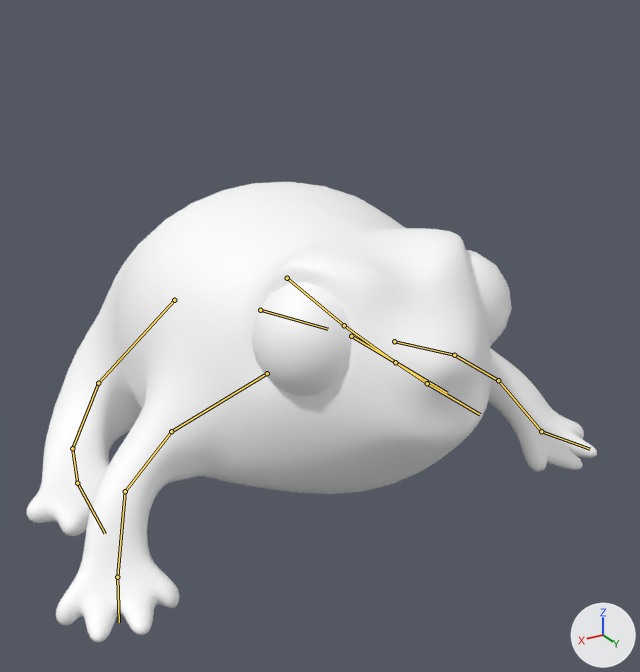
The FBX model froggyfocus/Assets/FlawLizArt/Characters/Frog_Cute/frog_cute.fbx: old version first, new version second.
One viewpoint serves both versions: a 50 mm lens placed at (0.901, 1.67, 1.111), pointed at (-0.019, 0.137, 0.344). Lighting does not change. The marker at lower right points along +X, +Y and +Z. The picture after the commit comes second. The bones that change, and the others that lie on the model, are drawn over the model as lines.

In view in the first picture: 'body'.
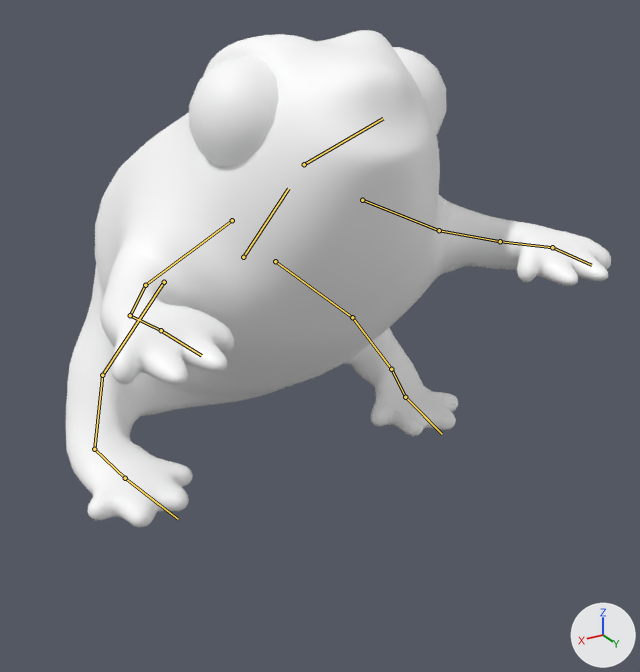
The newer file adds an action. The first version stands in its rest pose; the second is drawn at frame 1 of the action 'Armature|idle_table'.

What changed in the scene script:
```text
Change bone_body:
    where bone_body = bpy.data.objects['Armature'].pose.bones['Body']  # child of 'Root'
    bone_body.location: (0.0, 0.0, 0.0) -> (0.0, -0.06, 0.124)
    bone_body.rotation_quaternion: (1.0, 0.0, 0.0, 0.0) -> (0.961, 0.277, 0.0, 0.0)  # degrees (0, 0, 0) -> degrees (32, 0, 0)
Change bone_head:
    where bone_head = bpy.data.objects['Armature'].pose.bones['Head']  # child of 'Body'
    bone_head.rotation_quaternion: (1.0, 0.0, 0.0, 0.0) -> (0.998, -0.065, 0.0, 0.0)  # degrees (0, 0, 0) -> degrees (-7, 0, 0)
Change bone_arm_r_001:
    where bone_arm_r_001 = bpy.data.objects['Armature'].pose.bones['Arm.R.001']  # child of 'Shoulder.R'
    bone_arm_r_001.rotation_quaternion: (1.0, 0.0, 0.0, 0.0) -> (0.962, -0.04, 0.029, 0.268)  # degrees (0, 0, 0) -> degrees (-4, 4, 31)
Change bone_arm_r_002:
    where bone_arm_r_002 = bpy.data.objects['Armature'].pose.bones['Arm.R.002']  # child of 'Arm.R.001'
    bone_arm_r_002.rotation_quaternion: (1.0, 0.0, 0.0, 0.0) -> (0.999, 0.045, 0.008, 0.002)  # degrees (0, 0, 0) -> degrees (5, 1, 0)
Change bone_hand_r:
    where bone_hand_r = bpy.data.objects['Armature'].pose.bones['Hand.R']  # child of 'Arm.R.002'
    bone_hand_r.rotation_quaternion: (1.0, 0.0, 0.0, 0.0) -> (0.885, -0.461, -0.036, -0.056)  # degrees (0, 0, 0) -> degrees (-55, -7, -4)
Change bone_leg_r_002:
    where bone_leg_r_002 = bpy.data.objects['Armature'].pose.bones['Leg.R.002']  # child of 'Leg.R.001'
    bone_leg_r_002.rotation_quaternion: (1.0, 0.0, 0.0, 0.0) -> (0.937, -0.257, -0.085, -0.22)  # degrees (0, 0, 0) -> degrees (-27, -16, -22)
Change bone_leg_r_003:
    where bone_leg_r_003 = bpy.data.objects['Armature'].pose.bones['Leg.R.003']  # child of 'Leg.R.002'
    bone_leg_r_003.rotation_quaternion: (1.0, 0.0, 0.0, 0.0) -> (0.983, -0.099, -0.007, 0.151)  # degrees (0, 0, 0) -> degrees (-11, 1, 17)
Change bone_foot_r:
    where bone_foot_r = bpy.data.objects['Armature'].pose.bones['Foot.R']  # child of 'Leg.R.003'
    bone_foot_r.rotation_quaternion: (1.0, 0.0, 0.0, 0.0) -> (0.977, 0.05, -0.193, -0.073)  # degrees (0, 0, 0) -> degrees (8, -22, -10)
Change bone_arm_l_001:
    where bone_arm_l_001 = bpy.data.objects['Armature'].pose.bones['Arm.L.001']  # child of 'Shoulder.L'
    bone_arm_l_001.rotation_quaternion: (1.0, 0.0, 0.0, 0.0) -> (0.962, -0.04, -0.029, -0.268)  # degrees (0, 0, 0) -> degrees (-4, -4, -31)
Change bone_arm_l_002:
    where bone_arm_l_002 = bpy.data.objects['Armature'].pose.bones['Arm.L.002']  # child of 'Arm.L.001'
    bone_arm_l_002.rotation_quaternion: (1.0, 0.0, 0.0, 0.0) -> (0.999, 0.045, -0.008, -0.002)  # degrees (0, 0, 0) -> degrees (5, -1, 0)
Change bone_hand_l:
    where bone_hand_l = bpy.data.objects['Armature'].pose.bones['Hand.L']  # child of 'Arm.L.002'
    bone_hand_l.rotation_quaternion: (1.0, 0.0, 0.0, 0.0) -> (0.885, -0.461, 0.036, 0.056)  # degrees (0, 0, 0) -> degrees (-55, 7, 4)
Change bone_leg_l_002:
    where bone_leg_l_002 = bpy.data.objects['Armature'].pose.bones['Leg.L.002']  # child of 'Leg.L.001'
    bone_leg_l_002.rotation_quaternion: (1.0, 0.0, 0.0, 0.0) -> (0.937, -0.257, 0.085, 0.22)  # degrees (0, 0, 0) -> degrees (-27, 16, 22)
Change bone_leg_l_003:
    where bone_leg_l_003 = bpy.data.objects['Armature'].pose.bones['Leg.L.003']  # child of 'Leg.L.002'
    bone_leg_l_003.rotation_quaternion: (1.0, 0.0, 0.0, 0.0) -> (0.983, -0.099, 0.007, -0.151)  # degrees (0, 0, 0) -> degrees (-11, -1, -17)
Change bone_foot_l:
    where bone_foot_l = bpy.data.objects['Armature'].pose.bones['Foot.L']  # child of 'Leg.L.003'
    bone_foot_l.rotation_quaternion: (1.0, 0.0, 0.0, 0.0) -> (0.977, 0.05, 0.193, 0.073)  # degrees (0, 0, 0) -> degrees (8, 22, 10)
```

Changed parts and their boxes [x1, y1, x2, y2] in the pictures (640 x 672 px):
'body', posed (8% taller)
    before: [26, 182, 597, 642]
    after: [66, 30, 611, 527]
bone 'Body', root to tip
    before: (260, 310) to (328, 329)
    after: (243, 257) to (288, 188)
bone 'Head', root to tip
    before: (351, 336) to (447, 393)
    after: (304, 164) to (383, 118)
bone 'Arm.R.001', root to tip
    before: (171, 431) to (125, 491)
    after: (145, 285) to (130, 315)
bone 'Arm.R.002', root to tip
    before: (125, 491) to (117, 577)
    after: (130, 315) to (161, 330)
bone 'Hand.R', root to tip
    before: (117, 577) to (119, 622)
    after: (161, 330) to (201, 355)
bone 'Leg.R.002', root to tip
    before: (98, 383) to (72, 448)
    after: (102, 375) to (94, 449)
bone 'Leg.R.003', root to tip
    before: (72, 448) to (77, 483)
    after: (94, 449) to (125, 478)
bone 'Foot.R', root to tip
    before: (77, 483) to (95, 515)
    after: (125, 478) to (159, 505)
bone 'Arm.L.001', root to tip
    before: (454, 355) to (498, 380)
    after: (439, 230) to (500, 241)
bone 'Arm.L.002', root to tip
    before: (498, 380) to (541, 431)
    after: (500, 241) to (552, 247)
bone 'Hand.L', root to tip
    before: (541, 431) to (590, 449)
    after: (552, 247) to (591, 265)
bone 'Leg.L.002', root to tip
    before: (344, 325) to (395, 362)
    after: (352, 317) to (391, 369)
bone 'Leg.L.003', root to tip
    before: (395, 362) to (427, 383)
    after: (391, 369) to (405, 397)
bone 'Foot.L', root to tip
    before: (427, 383) to (461, 403)
    after: (405, 397) to (429, 421)
